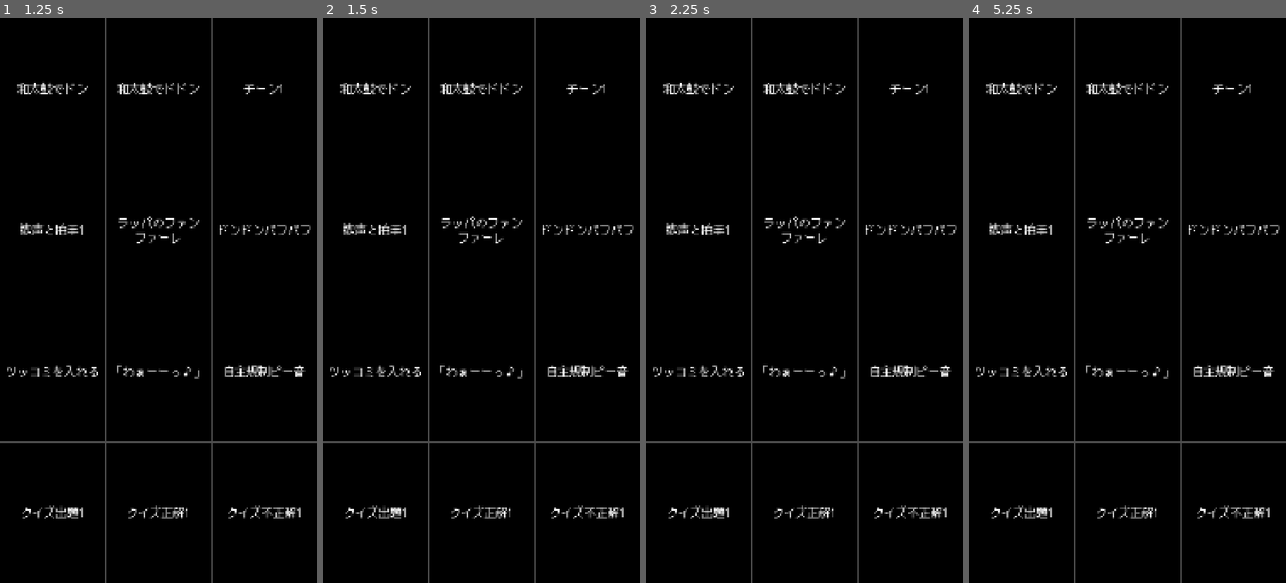
Above: before the commit, frames 1-4 (left to right).
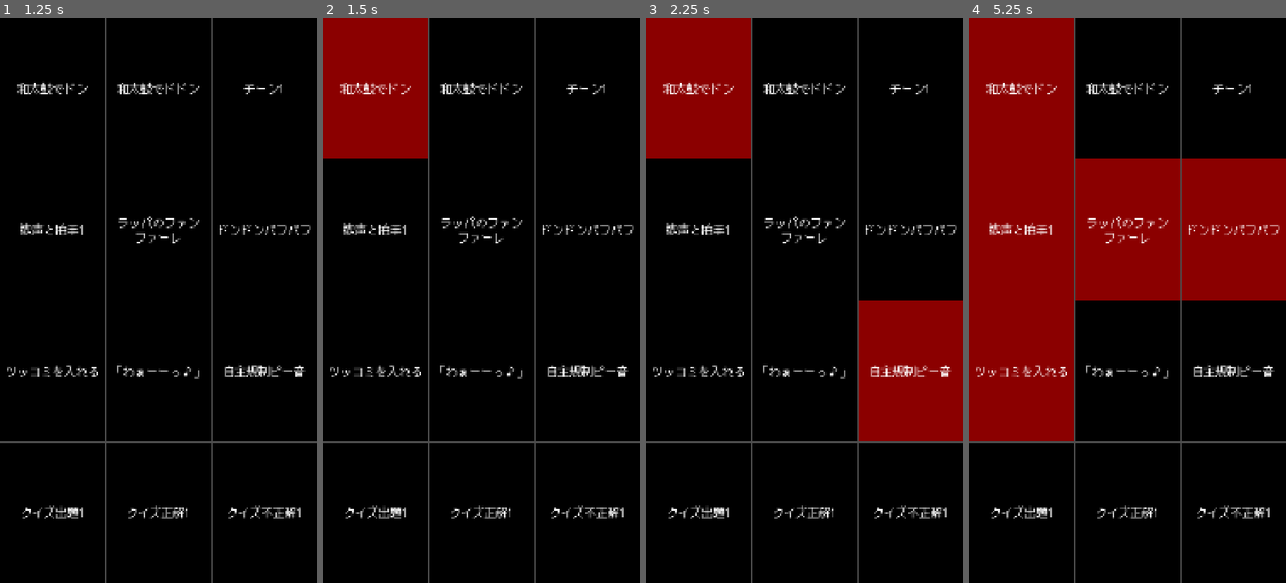
Above: after the commit, the same moments.

Repository: joshuafolkken/quick-pad
Game: Godot game, scene res://scenes/title.tscn
Same seed, same stepped clock (60 frames per second), same inputs: the game is played once before the commit and once after it. Sound files missing from this copy of the repository are replaced by a short silence.
Inputs (mouse positions are in pixels of both pictures, inside the frame that each line leads up to):
- Up to frame 1 (1.25 s): click (158, 300) at 0.5 s
- Up to frame 2 (1.5 s): click (376, 85) at 1.27 s
- Up to frame 3 (2.25 s): tap Enter at 2 s; move the mouse to (874, 272) at 2.02 s; hold D from 2.03 s (still down); tap 2 at 2.1 s
- Up to frame 4 (5.25 s): tap Space at 2.75, 4.25 s; move the mouse to (1064, 328) at 2.77 s; release D at 2.78 s; hold S 2.78-3.53 s; tap 3 at 2.85 s; tap Enter at 3.5, 5 s; move the mouse to (1159, 176) at 3.52 s; hold D 3.53-4.28 s; tap 4 at 3.6 s; move the mouse to (1111, 413) at 4.27 s; hold W 4.28-5.03 s; tap Q at 4.35 s; move the mouse to (1222, 385) at 5.02 s; hold A from 5.03 s (still down); tap E at 5.1 s

Frame 1 is identical in both runs. In frame 2, 8.2% of the frame differs, in the area x 0-34%, y 0-25%; in frame 3, 16%; in frame 4, 41%, in the area x 0-100%, y 0-75%.

Commit message:
active color #46

Diff:
--- a/project.godot
+++ b/project.godot
@@ -11,7 +11,7 @@
 [application]
 
 config/name="Quick Pad"
-config/version="0.12.0"
+config/version="0.13.0"
 run/main_scene="uid://b630j6sxy1blx"
 config/features=PackedStringArray("4.4", "Forward Plus")
 config/icon="res://icon.svg"
--- a/scenes/pad.gd
+++ b/scenes/pad.gd
@@ -2,6 +2,9 @@
 extends Control
 
 const SUPPORTED_AUDIO_FORMATS := ["wav", "mp3", "ogg"]
+const DEFAULT_COLOR = Color.BLACK
+const ACTION_COLOR = Color.WHITE
+const ACTIVE_COLOR = Color.DARK_RED
 
 var _is_audio_loaded: bool:
 	get:
@@ -102,14 +105,11 @@
 
 
 func _add_glow_effect() -> void:
-	var initial_color := _rect.color
-	var glow_color := Color(1.0, 1.0, 1.0, 1.0)
-
 	var tween := create_tween()
 	tween.set_parallel(true)
 
-	tween.tween_property(_rect, "color", glow_color, 0.04)
-	tween.tween_property(_rect, "color", initial_color, 0.04).set_delay(0.04)
+	tween.tween_property(_rect, "color", ACTION_COLOR, 0.04)
+	tween.tween_property(_rect, "color", ACTIVE_COLOR, 0.04).set_delay(0.04)
 
 
 func play_audio() -> void:
@@ -129,3 +129,7 @@
 func set_grid_position(row_index: int, column_index: int) -> void:
 	_row_index = row_index
 	_column_index = column_index
+
+
+func _on_player_finished() -> void:
+	_rect.color = DEFAULT_COLOR
--- a/scenes/pad.tscn
+++ b/scenes/pad.tscn
@@ -60,3 +60,4 @@
 stream = ExtResource("2_sqfiy")
 
 [connection signal="button_down" from="Button" to="." method="_on_button_down"]
+[connection signal="finished" from="Player" to="." method="_on_player_finished"]
